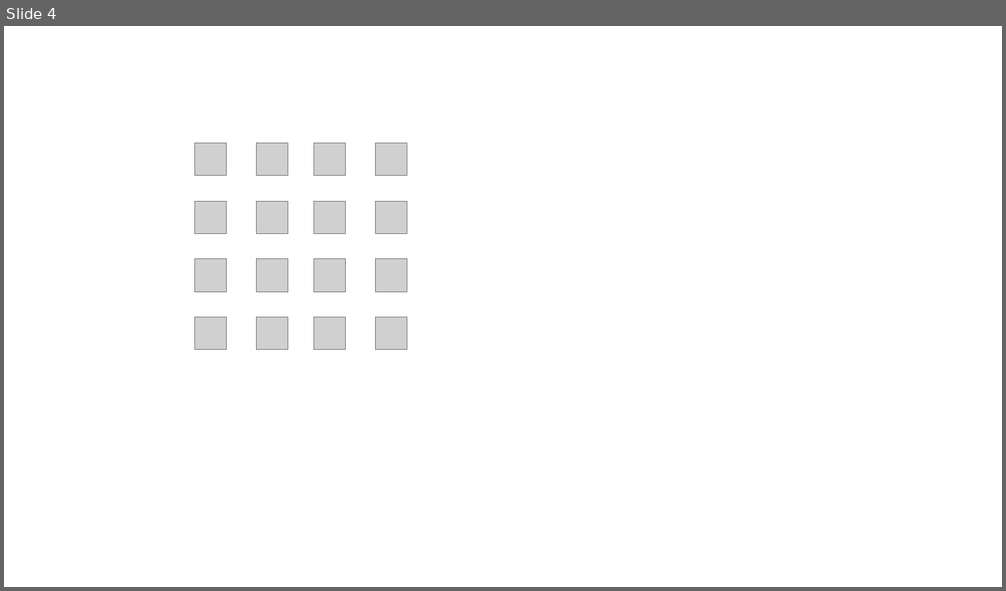
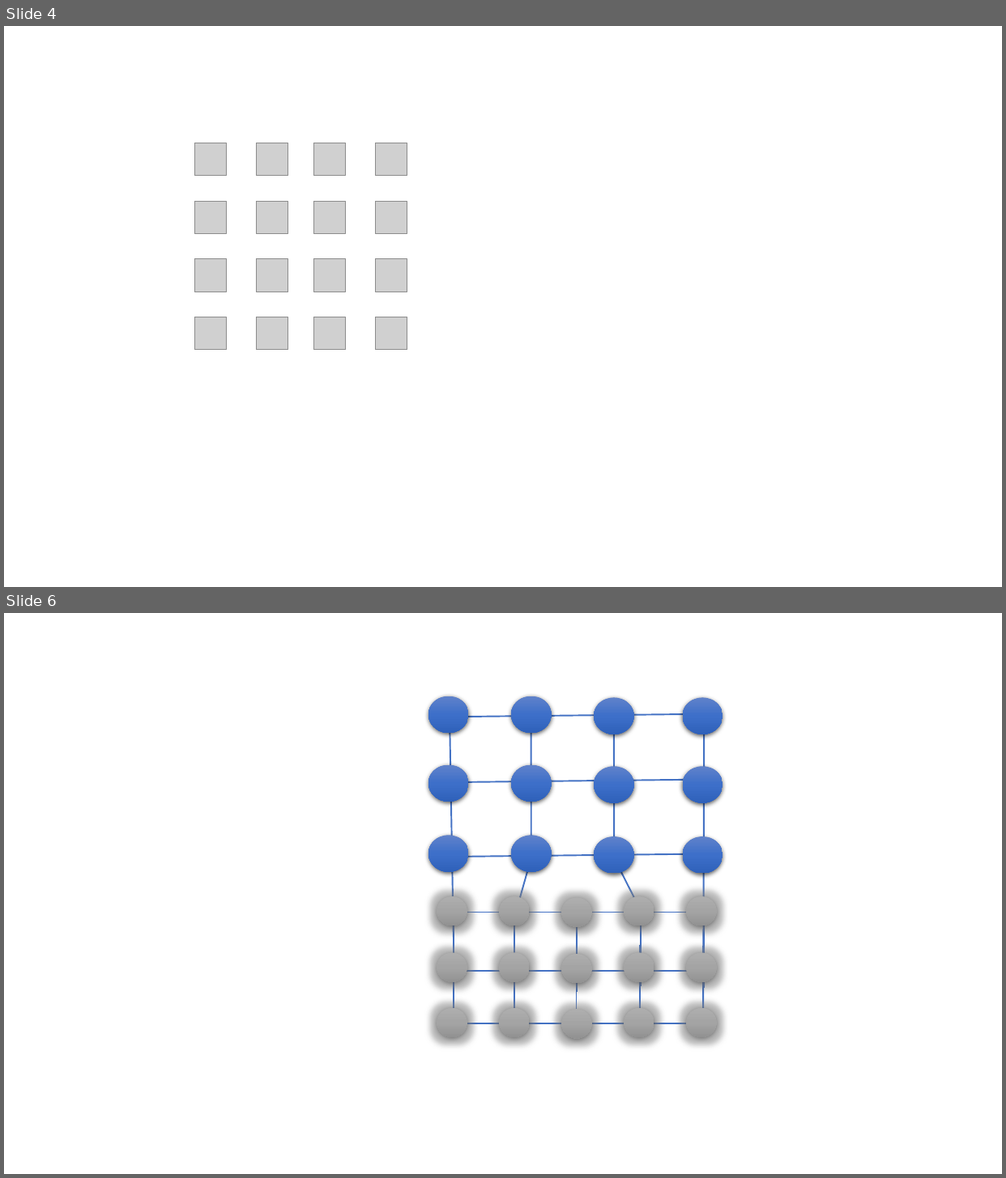
Before and after one commit to cr458/Thesis, a slide deck: Figures1.pptx. Shown one above the other, each under a label of ours: slide 4 before the commit, slides 4 and 6 after it; the slides between them are not shown. The pictures are 1006x591 and 1006x1178 pixels, drawn with LibreOffice and Linux fonts; fonts in the diff are those of the drawing; grey boxes stand for pictures; background and template pictures are left out. Boxes give left, top, right and bottom in pixels: in the first picture for what was removed or moved away, otherwise in the second. Text is boxed around its words. In the diff, an @@ line names an element or a change of style, - is before the commit and + after.

```diff
--- a/Figures1.pptx
+++ b/Figures1.pptx
@@ slide 6 added at bbox=[4, 613, 1002, 1174], background #FFFFFF @@
@@ line added from (531, 856) to (531, 706), #4472C4 1.5 pt @@
@@ line added from (454, 937) to (450, 722), #4472C4 1.5 pt @@
@@ line added from (693, 714) to (452, 717), #4472C4 1.5 pt @@
@@ line added from (614, 862) to (614, 712), #4472C4 1.5 pt @@
@@ line added from (703, 1023) to (704, 717), #4472C4 1.5 pt @@
@@ line added from (693, 780) to (452, 782), #4472C4 1.5 pt @@
@@ line added from (691, 854) to (450, 857), #4472C4 1.5 pt @@
@@ group added at bbox=[428, 696, 722, 874]: 12 ellipses @@
@@ line added from (532, 856) to (517, 911), #4472C4 1.5 pt @@
@@ line added from (616, 862) to (641, 912), #4472C4 1.5 pt @@
@@ line added from (454, 990) to (454, 902), #4472C4 1.5 pt @@
@@ line added from (514, 990) to (514, 903), #4472C4 1.5 pt @@
@@ line added from (641, 986) to (641, 899), #4472C4 1.5 pt @@
@@ group added at bbox=[437, 897, 717, 926]: 5 ellipses @@
@@ line added from (704, 988) to (704, 901), #4472C4 1.5 pt @@
@@ line added from (446, 913) to (535, 913), #4472C4 1.5 pt @@
@@ line added from (526, 913) to (614, 913), #4472C4 1.5 pt @@
@@ line added from (577, 992) to (577, 905), #4472C4 1.5 pt @@
@@ line added from (614, 913) to (701, 913), #4472C4 1.5 pt @@
@@ line added from (454, 1035) to (454, 948), #4472C4 1.5 pt @@
@@ line added from (514, 1036) to (514, 948), #4472C4 1.5 pt @@
@@ line added from (577, 1037) to (577, 950), #4472C4 1.5 pt @@
@@ line added from (641, 1033) to (641, 944), #4472C4 1.5 pt @@
@@ line added from (703, 1033) to (703, 946), #4472C4 1.5 pt @@
@@ line added from (446, 972) to (535, 972), #4472C4 1.5 pt @@
@@ line added from (526, 972) to (614, 972), #4472C4 1.5 pt @@
@@ line added from (614, 972) to (701, 972), #4472C4 1.5 pt @@
@@ group added at bbox=[437, 953, 717, 983]: 5 ellipses @@
@@ line added from (450, 1024) to (538, 1024), #4472C4 1.5 pt @@
@@ line added from (530, 1024) to (617, 1024), #4472C4 1.5 pt @@
@@ line added from (617, 1024) to (705, 1024), #4472C4 1.5 pt @@
@@ group added at bbox=[437, 1008, 717, 1038]: 5 ellipses @@
```
Also in this commit, not shown: 2 other slides added, 26 other files.
